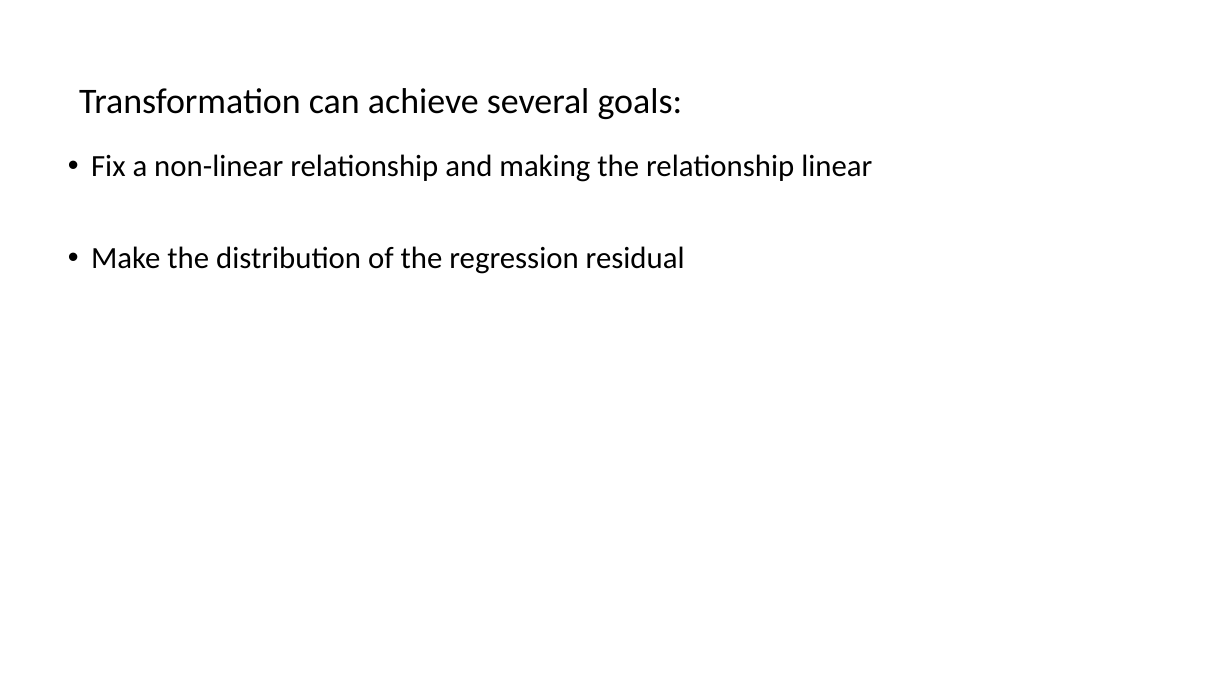
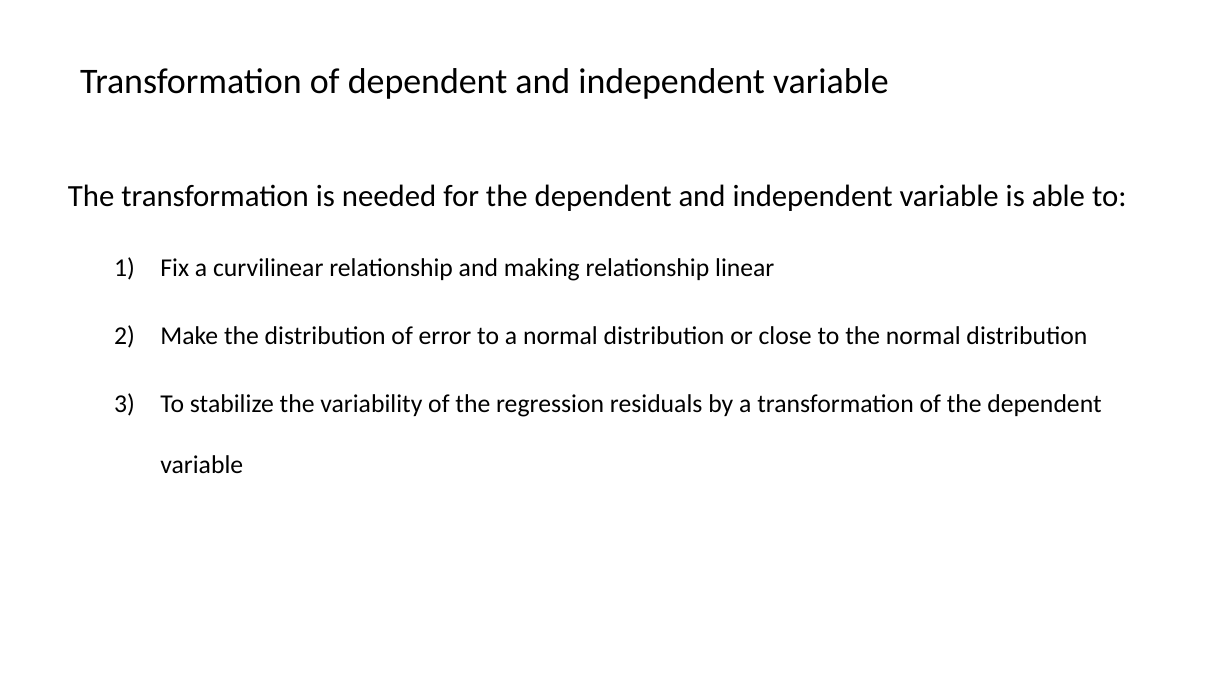
Before and after one commit to gisynw/geog-247, a slide deck: slide 8 of docs/Lectures/Week04/Week04_BivariateRegression_Part02.pptx (slide 4 before the commit). Drawn at 1232x693 pixels with LibreOffice and Linux fonts; fonts in the diff are those of the drawing. Boxes give left, top, right and bottom in pixels: in the first picture for what was removed or moved away, otherwise in the second. Text is boxed around its words. In the diff, an @@ line names an element or a change of style, - is before the commit and + after.

```diff
--- a/docs/Lectures/Week04/Week04_BivariateRegression_Part02.pptx
+++ b/docs/Lectures/Week04/Week04_BivariateRegression_Part02.pptx
@@ text at (x1=80, y1=68, x2=889, y2=99): text changed @@
-Transformation can achieve several goals:
+Transformation of dependent and independent variable
@@ text at (x1=68, y1=184, x2=1127, y2=473): text changed; size 24 to 20 pt @@
-• Fix a non-linear relationship and making the relationship linear
-• Make the distribution of the regression residual
+The transformation is needed for the dependent and independent variable is able to:
+  1) Fix a curvilinear relationship and making relationship linear
+  2) Make the distribution of error to a normal distribution or close to the normal distribution
+  3) To stabilize the variability of the regression residuals by a transformation of the dependent variable
```
Also in this commit, not shown: 1 other slide changed, 9 slides added, 1 slide removed, 4 other files.
